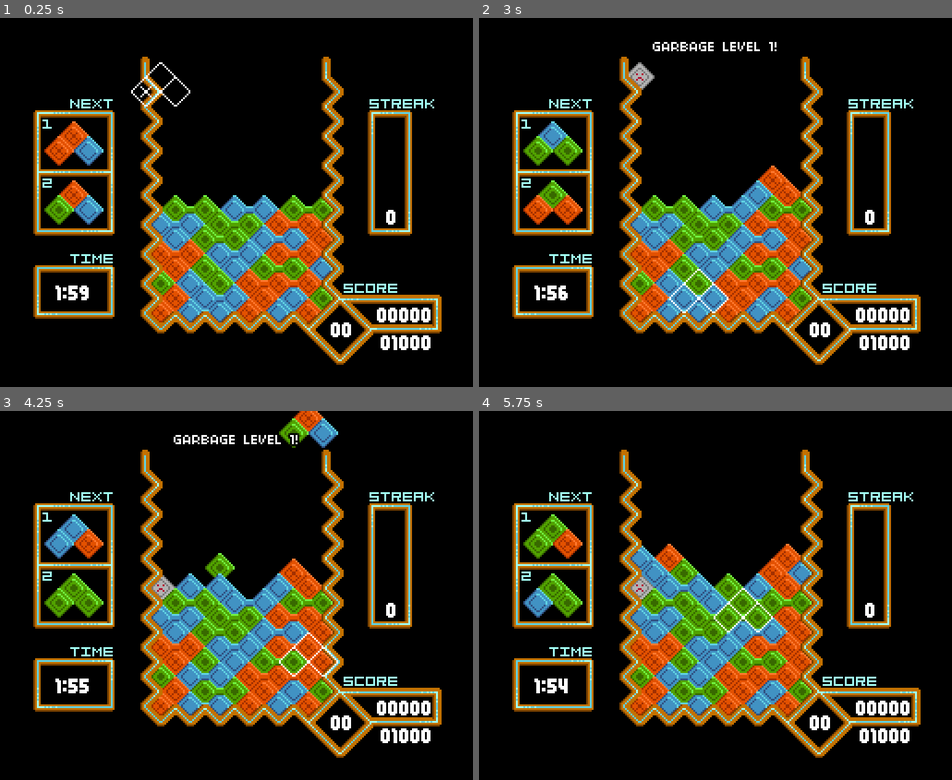
Above: before the commit, frames 1-4 (two rows, left to right).
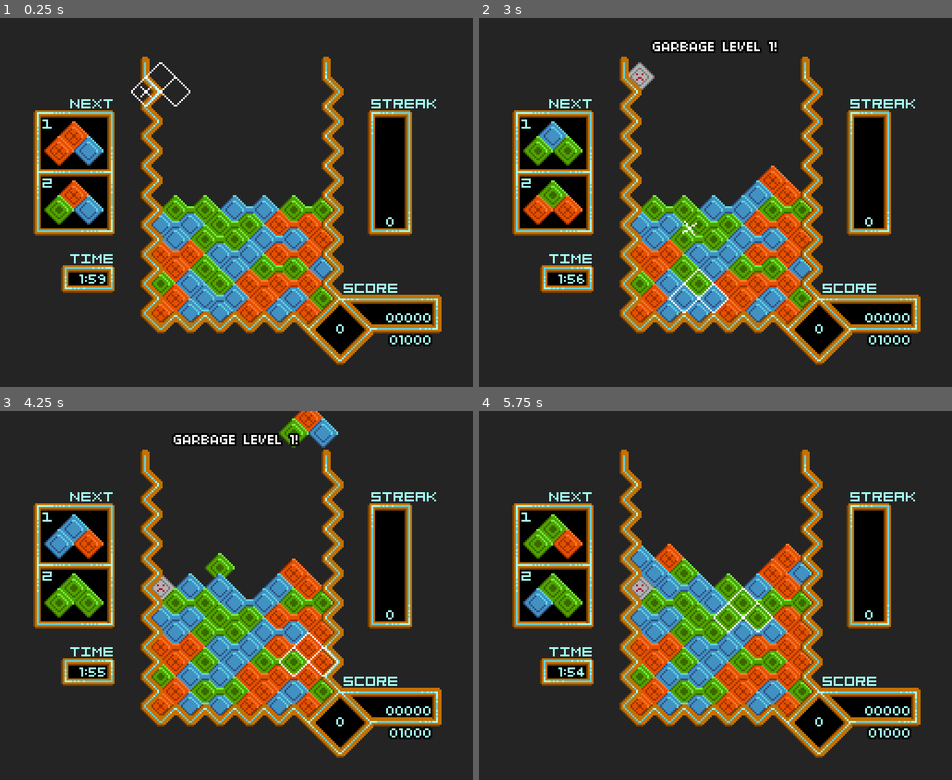
Above: after the commit, the same moments.

Repository: pibolib/gemstreak
Game: Godot game, scene res://scene/maingame/Game.tscn
Two runs of this game, one before a commit and one after it. Both use one fixed random seed, a clock stepped at 60 frames per second and the inputs below.
Inputs (mouse positions are in pixels of both pictures, inside the frame that each line leads up to):
- Up to frame 1 (0.25 s): no input
- Up to frame 2 (3 s): tap Enter at 0.5, 2.75 s; move the mouse to (819, 184) at 0.52 s; click (819, 184) at 0.6 s; move the mouse to (620, 220) at 1.27 s; tap Mouse wheel down (mouse_down) at 1.35 s; click (620, 220) at 1.55 s; tap Space at 2 s; move the mouse to (762, 121) at 2.02 s; click (762, 121) at 2.1 s; move the mouse to (691, 276) at 2.77 s; right-click (691, 276) at 2.85 s
- Up to frame 3 (4.25 s): click (212, 669) at 3.05 s; move the mouse to (378, 650) at 3.52 s; tap Mouse wheel up (mouse_up) at 3.6 s; click (378, 650) at 3.8 s
- Up to frame 4 (5.75 s): move the mouse to (573, 540) at 4.27 s; click (573, 540) at 4.35 s; move the mouse to (739, 595) at 5.02 s; tap Mouse wheel down (mouse_down) at 5.1 s; click (739, 595) at 5.3 s

The runs differ from the first frame. In frame 1, 71% of the frame differs, in the area x 0-100%, y 0-100%; in frame 2, 70%; in frame 3, 68%; in frame 4, 68%.

Commit message:
syncing up whatever i changed

Diff:
--- a/gwj/project.godot
+++ b/gwj/project.godot
@@ -137,6 +137,6 @@
 2d/snapping/use_gpu_pixel_snap=true
 vram_compression/import_etc=true
 vram_compression/import_etc2=false
-environment/default_clear_color=Color( 0, 0, 0, 1 )
+environment/default_clear_color=Color( 0.141176, 0.141176, 0.141176, 1 )
 environment/default_environment="res://default_env.tres"
 quality/dynamic_fonts/use_oversampling=false
--- a/gwj/scene/global/Global.gd
+++ b/gwj/scene/global/Global.gd
@@ -5,7 +5,8 @@
 	preload("res://bgm/nothing.ogg"),
 	preload("res://bgm/lineitup.ogg"),
 	preload("res://bgm/yeah.ogg"),
-	preload("res://bgm/the time machine\'s curse.ogg")
+	preload("res://bgm/the time machine\'s curse.ogg"),
+	preload("res://bgm/game_over.ogg")
 ]
 var currenttrack = 3
 var time = 0
--- a/gwj/scene/maingame/Game.gd
+++ b/gwj/scene/maingame/Game.gd
@@ -5,6 +5,7 @@
 var garbageclearanim = preload("res://scene/maingame/clearanims/GarbageClearAnim.tscn")
 var specialclearanim = preload("res://scene/maingame/clearanims/specialclearanim/SpecialClearAnim.tscn")
 var text = preload("res://scene/maingame/textpopup/Text.tscn")
+var shinything = preload("res://scene/maingame/etc/ShinyThing.tscn")
 
 #game variables
 var score = 0
@@ -43,6 +44,7 @@
 var falltimer = 0.125
 
 var currentgarbage = 0
+var nextshine = 1
 
 func _ready():
 	for i in 6:
@@ -51,6 +53,16 @@
 	currenttri = generate_pieces()
 	nexttri = generate_pieces()
 func _process(delta):
+	nextshine -= delta
+	if nextshine <= 0:
+		var randpos = Vector2(randi()%6,randi()%20)
+		var randcell = $Board.get_cell(randpos.x,randpos.y)
+		match randcell:
+			0,1,2:
+				var myshine = shinything.instance()
+				myshine.position = $Board.map_to_world(randpos)+Vector2(11,2)
+				$Board.add_child(myshine)
+		nextshine = rand_range(0.8,1.2)
 	if life == 0:
 		for i in 6:
 			for j in 20:
@@ -64,7 +76,7 @@
 	if scrtick <= 0:
 		for i in 6:
 			if $Board.get_cell(i,-1) != -1:
-				life -= 2
+				life -= 60
 		update_board()
 		scrtick = 0.0625
 		if score-dscore > 101:
@@ -105,10 +117,14 @@
 					myanim.position = $Board.map_to_world(Vector2(i,j)) + Vector2(8,8)
 					$Board.add_child(myanim)
 		colorstreakbonus = true
+		for i in 17:
+			check_for_line(i)
 	life -= delta
 	falltimer -= delta
 	if falltimer <= 0:
 		falltimer = 0.25
+		check_for_falling(-1)
+		check_for_falling(-2)
 		for i in 22:
 			check_for_falling(17-i)
 	time += delta
@@ -135,7 +151,7 @@
 	$UI/Score.text = String(dscore).pad_zeros(5)+"\n"+String(scoregoal).pad_zeros(5)
 	if lastcolor != -1:
 		$Streak.region_rect.position = colorstreaktable[lastcolor]
-	$UI/ColorStreak.text = String(colorstreak).pad_zeros(2)
+	$UI/ColorStreak.text = String(colorstreak)
 	$UI/Time.text = String(int(life/60))+":"+String(int(life)%60).pad_zeros(2)
 	$UI/Streak.text = String(streak)
 	$Streak3.offset.y = floor(60*((10-streaktime)/10))+1
@@ -181,10 +197,10 @@
 		$Audio/Clear.pitch_scale = rand_range(0.9,1.1)
 		$Audio/Clear.playing = true
 		score += 100 + streak*10
-		life += (5+streak)
+		life += (5+min(floor(streak/2),10))
 		var mytext5 = text.instance()
 		mytext5.position = Vector2(40,144)
-		mytext5.text = "+"+String(5+streak)
+		mytext5.text = "+"+String(5+min(floor(streak/2),10))
 		mytext5.time = 0.4
 		add_child(mytext5)
 		streak += 1
--- a/gwj/scene/maingame/Game.tscn
+++ b/gwj/scene/maingame/Game.tscn
@@ -5,7 +5,7 @@
 [ext_resource path="res://scene/maingame/Game.gd" type="Script" id=3]
 [ext_resource path="res://04B_08_.TTF" type="DynamicFontData" id=4]
 [ext_resource path="res://scene/maingame/uibits.png" type="Texture" id=5]
-[ext_resource path="res://04B_25_.TTF" type="DynamicFontData" id=6]
+[ext_resource path="res://04B_03_.TTF" type="DynamicFontData" id=6]
 [ext_resource path="res://scene/maingame/ConnectionsSet.tres" type="TileSet" id=7]
 [ext_resource path="res://sfx/clear.wav" type="AudioStream" id=8]
 [ext_resource path="res://sfx/color.wav" type="AudioStream" id=9]
@@ -21,13 +21,14 @@
 font_data = ExtResource( 4 )
 
 [sub_resource type="DynamicFont" id=2]
-size = 12
+size = 8
 outline_size = 1
 outline_color = Color( 0, 0, 0, 1 )
+extra_spacing_bottom = 1
 font_data = ExtResource( 6 )
 
 [sub_resource type="DynamicFont" id=3]
-size = 12
+size = 8
 outline_size = 1
 outline_color = Color( 0, 0, 0, 1 )
 font_data = ExtResource( 6 )
@@ -58,11 +59,11 @@
 region_rect = Rect2( 0, 0, 50, 127 )
 
 [node name="Streak2" type="Sprite" parent="."]
-position = Vector2( 217, 81 )
+position = Vector2( 218, 81 )
 z_index = 2
 texture = ExtResource( 5 )
 region_enabled = true
-region_rect = Rect2( 60, 6, 36, 74 )
+region_rect = Rect2( 60, 6, 37, 74 )
 
 [node name="Streak3" type="Sprite" parent="."]
 position = Vector2( 203, 54 )
@@ -123,10 +124,11 @@
 
 [node name="Score" type="Label" parent="UI"]
 margin_left = 202.0
-margin_top = 155.0
+margin_top = 159.0
 margin_right = 234.0
-margin_bottom = 167.0
+margin_bottom = 186.0
 custom_fonts/font = SubResource( 2 )
+custom_colors/font_color = Color( 0.635294, 1, 0.952941, 1 )
 text = "00000
 00000"
 align = 2
@@ -136,11 +138,12 @@
 }
 
 [node name="ColorStreak" type="Label" parent="UI"]
-margin_left = 172.0
+margin_left = 171.0
 margin_top = 163.0
 margin_right = 198.0
-margin_bottom = 175.0
+margin_bottom = 177.0
 custom_fonts/font = SubResource( 2 )
+custom_colors/font_color = Color( 0.635294, 1, 0.952941, 1 )
 text = "0"
 align = 1
 valign = 1
@@ -150,10 +153,11 @@
 
 [node name="Streak" type="Label" parent="UI"]
 margin_left = 199.0
-margin_top = 102.0
+margin_top = 106.0
 margin_right = 225.0
-margin_bottom = 114.0
+margin_bottom = 118.0
 custom_fonts/font = SubResource( 2 )
+custom_colors/font_color = Color( 0.635294, 1, 0.952941, 1 )
 text = "0"
 align = 1
 valign = 1
@@ -162,13 +166,14 @@
 }
 
 [node name="Time" type="Label" parent="UI"]
-margin_left = 22.0
-margin_top = 138.0
+margin_left = 21.0
+margin_top = 131.0
 margin_right = 58.0
-margin_bottom = 160.0
+margin_bottom = 153.0
 custom_fonts/font = SubResource( 3 )
+custom_colors/font_color = Color( 0.635294, 1, 0.952941, 1 )
 text = "0:00"
-align = 1
+align = 2
 valign = 1
 __meta__ = {
 "_edit_use_anchors_": false
--- /dev/null
+++ b/gwj/scene/maingame/etc/ShinyThing.gd
@@ -0,0 +1,16 @@
+extends Node2D
+
+
+var dir
+
+# Called when the node enters the scene tree for the first time.
+func _ready():
+	dir = rand_range(-100,100)
+	rotation_degrees = rand_range(-180,180)
+
+func _process(delta):
+	scale.x -= delta
+	scale.y -= delta
+	if scale.x <= 0:
+		queue_free()
+	rotation_degrees += dir * delta
--- /dev/null
+++ b/gwj/scene/maingame/etc/ShinyThing.tscn
@@ -0,0 +1,13 @@
+[gd_scene load_steps=3 format=2]
+
+[ext_resource path="res://scene/maingame/gametileset.png" type="Texture" id=1]
+[ext_resource path="res://scene/maingame/etc/ShinyThing.gd" type="Script" id=2]
+
+[node name="ShinyThing" type="Node2D"]
+z_index = 1000
+script = ExtResource( 2 )
+
+[node name="Sprite" type="Sprite" parent="."]
+texture = ExtResource( 1 )
+region_enabled = true
+region_rect = Rect2( 184, 0, 8, 8 )
Binary file changed: gwj/ase/gametileset.ase
Binary file changed: gwj/ase/uibits.ase
Not shown, added: gwj/bgm/game_over.ogg.import
Binary file changed: gwj/scene/maingame/gametileset.png
Binary file changed: gwj/scene/maingame/uibits.png
Binary file added: gwj/x8y12pxTheStrongGamer.ttf
Not shown, added: gwj/bgm/game_over.ogg
